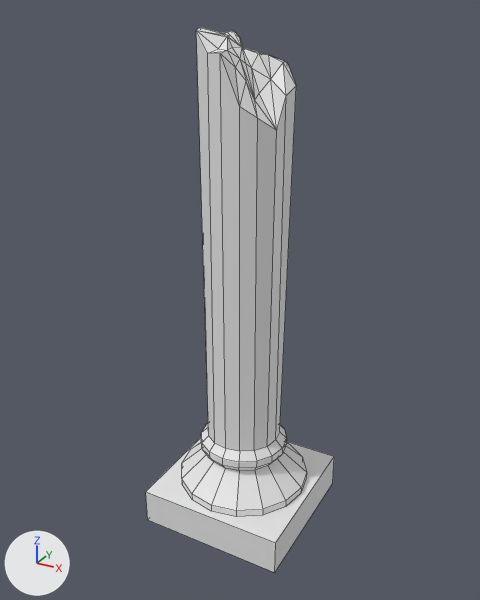
Renders of the FBX model 3D_Stuff/Modular_Assets_fbx/PILLAR_BROKE.fbx from each side of a commit.
The view is the same before and after, from a 50 mm camera at (7.41, -13.69, 13.26) aimed at (-0.09, -0.05, 6.44). Every picture has the same lights, and +X, +Y and +Z are marked at lower left. Mesh edges are drawn as thin lines.
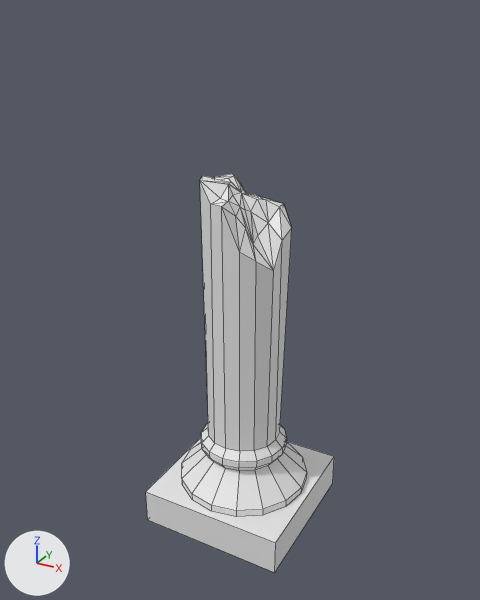
Commit message: fixed broken pillar

Patch to the scene script:
```diff
--- a/3D_Stuff/Modular_Assets_fbx/PILLAR_BROKE.fbx.py
+++ b/3D_Stuff/Modular_Assets_fbx/PILLAR_BROKE.fbx.py
@@ me_cylinder @@
 me_cylinder.from_pydata(...)  # 145 vertices, 166 faces; spans x -2.0..2.0, y -2.0..2.0, z -8.5..4.38
 # used by ob_cylinder; location = (0.0, 0.0, 8.5)
+# me_cylinder part 1: all 41 vertices in x -1.0..1.11, y -1.02..1.0, z 2.33..4.38 are moved by (0.0, 0.0, -3.26)
```

Boxes [x1, y1, x2, y2] around the edits, measured in the pictures (480 x 600 px; the box of a moved part takes in the faces that stretch with it):
'Cylinder', reshaped (27% shorter)
    before: [146, 27, 334, 573]
    after: [146, 174, 334, 573]
part 1 of me_cylinder, moved or reshaped
    before: [196, 27, 296, 435]
    after: [200, 174, 292, 435]
